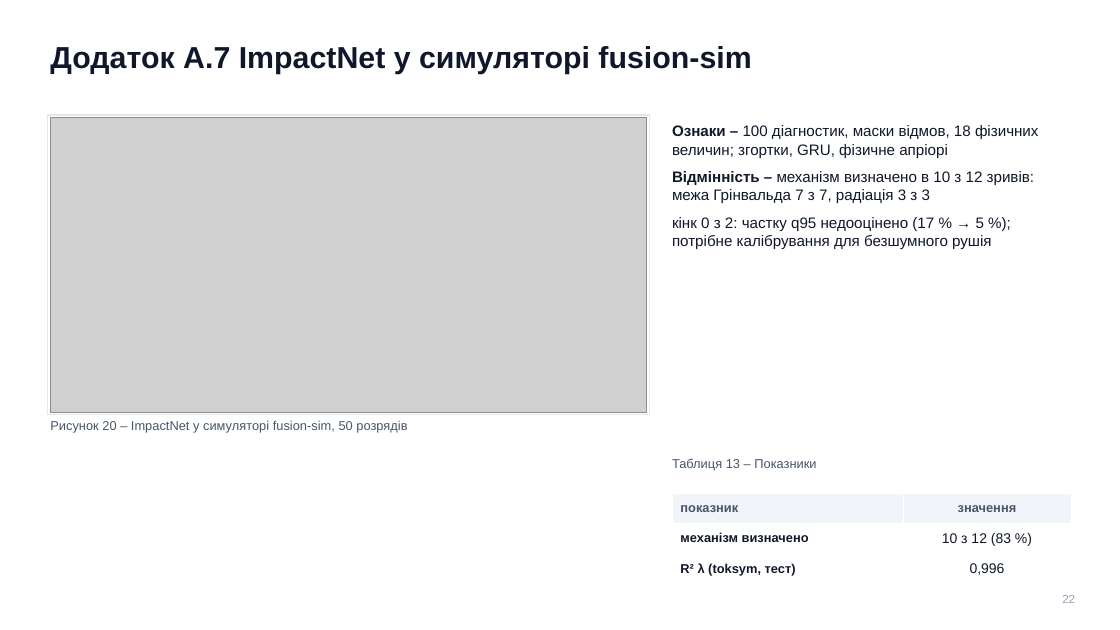
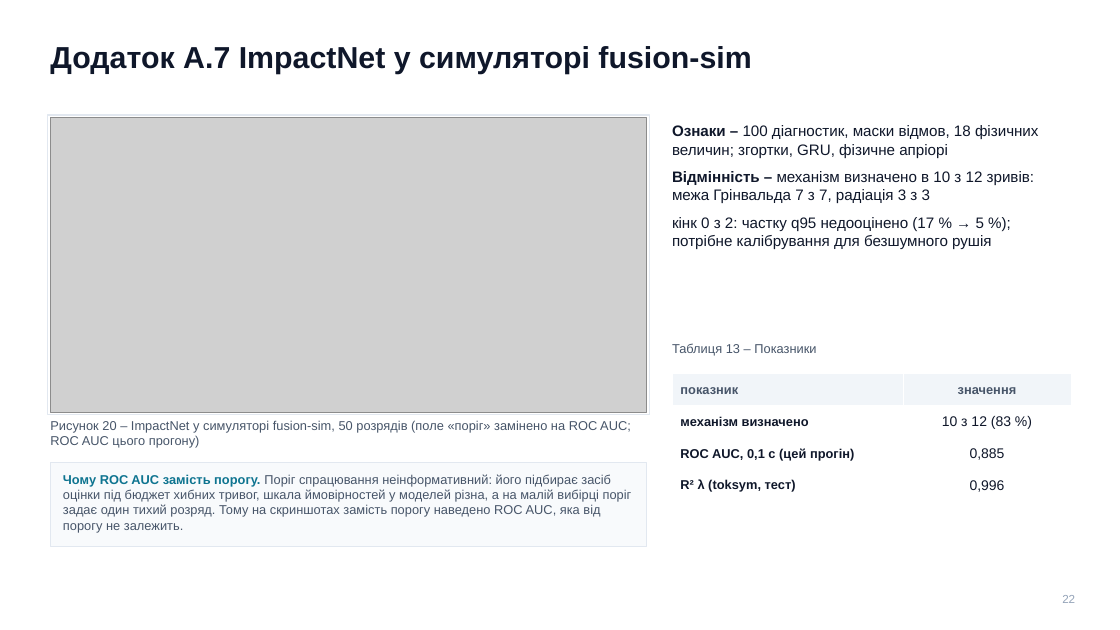
Before and after one commit to llllenah/plasma-disruption-prediction, a slide deck: slide 22 of docs/presentation.pptx. Drawn at 1120x630 pixels with LibreOffice and Linux fonts; fonts in the diff are those of the drawing; grey boxes stand for pictures. Boxes give left, top, right and bottom in pixels: in the first picture for what was removed or moved away, otherwise in the second. Text is boxed around its words. In the diff, an @@ line names an element or a change of style, - is before the commit and + after.

```diff
--- a/docs/presentation.pptx
+++ b/docs/presentation.pptx
@@ text "Таблиця 13 – Показники": place and size @@
-text "Таблиця 13 – Показники" at bbox=[672, 458, 816, 471]
+text "Таблиця 13 – Показники" at bbox=[672, 343, 816, 355]
@@ table at bbox=[672, 374, 1071, 502] @@
+row 3: ROC AUC, 0,1 с (цей прогін) | 0,885
@@ table: place and size @@
-table at bbox=[672, 493, 1071, 584]
+table at bbox=[672, 374, 1071, 502]
@@ text at bbox=[50, 420, 631, 448]: text changed @@
-Рисунок 20 – ImpactNet у симуляторі fusion-sim, 50 розрядів
+Рисунок 20 – ImpactNet у симуляторі fusion-sim, 50 розрядів (поле «поріг» замінено на ROC AUC; ROC AUC цього прогону)
@@ rectangle added at bbox=[50, 463, 647, 547], fill #F8FAFC, outline #E2E8F0 1 pt @@
@@ text added at bbox=[63, 474, 632, 533], 11 pt, text #475569 @@
+Чому ROC AUC замість порогу. Поріг спрацювання неінформативний: його підбирає засіб оцінки під бюджет хибних тривог, шкала ймовірностей у моделей різна, а на малій вибірці поріг задає один тихий розряд. Тому на скриншотах замість порогу наведено ROC AUC, яка від порогу не залежить.
```
Also in this commit, not shown: 7 other slides changed, 12 other files.
